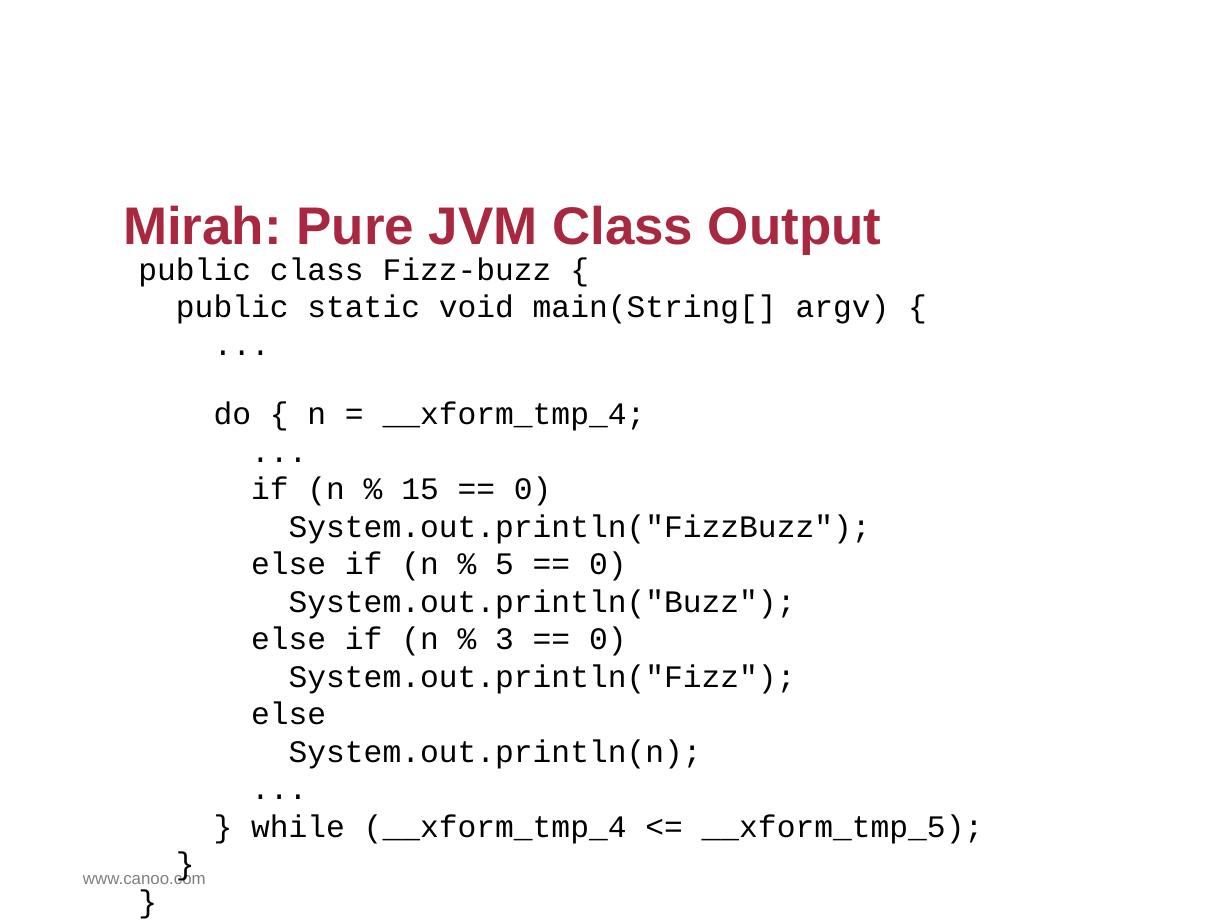
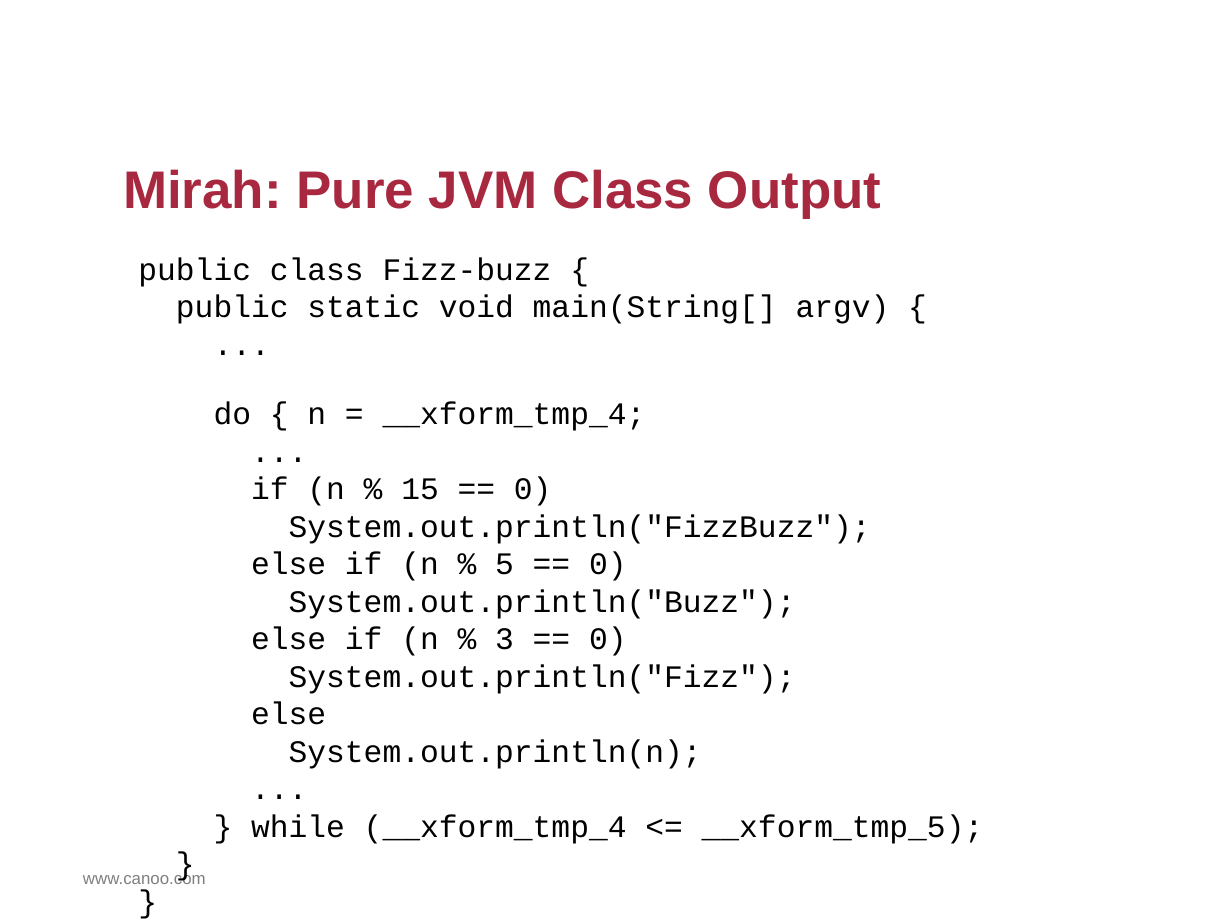
Before and after one commit to HamletDRC/presentations, a slide deck: slide 53 of asttransformations/AstTransformations.odp (slide 51 before the commit). Drawn at 1232x924 pixels with LibreOffice and Linux fonts; fonts in the diff are those of the drawing; background and template pictures are left out. Boxes give left, top, right and bottom in pixels: in the first picture for what was removed or moved away, otherwise in the second. Text is boxed around its words. In the diff, an @@ line names an element or a change of style, - is before the commit and + after.

Commit message:
finished reworking Mirah stuff

```diff
--- a/asttransformations/AstTransformations.odp
+++ b/asttransformations/AstTransformations.odp
@@ title "Mirah: Pure JVM Class Output": place and size @@
-title "Mirah: Pure JVM Class Output" at (123, 205, 881, 255)
+title "Mirah: Pure JVM Class Output" at (123, 169, 881, 219)
```
Also in this commit, not shown: 7 other slides changed, 3 slides added, 7 other files.
